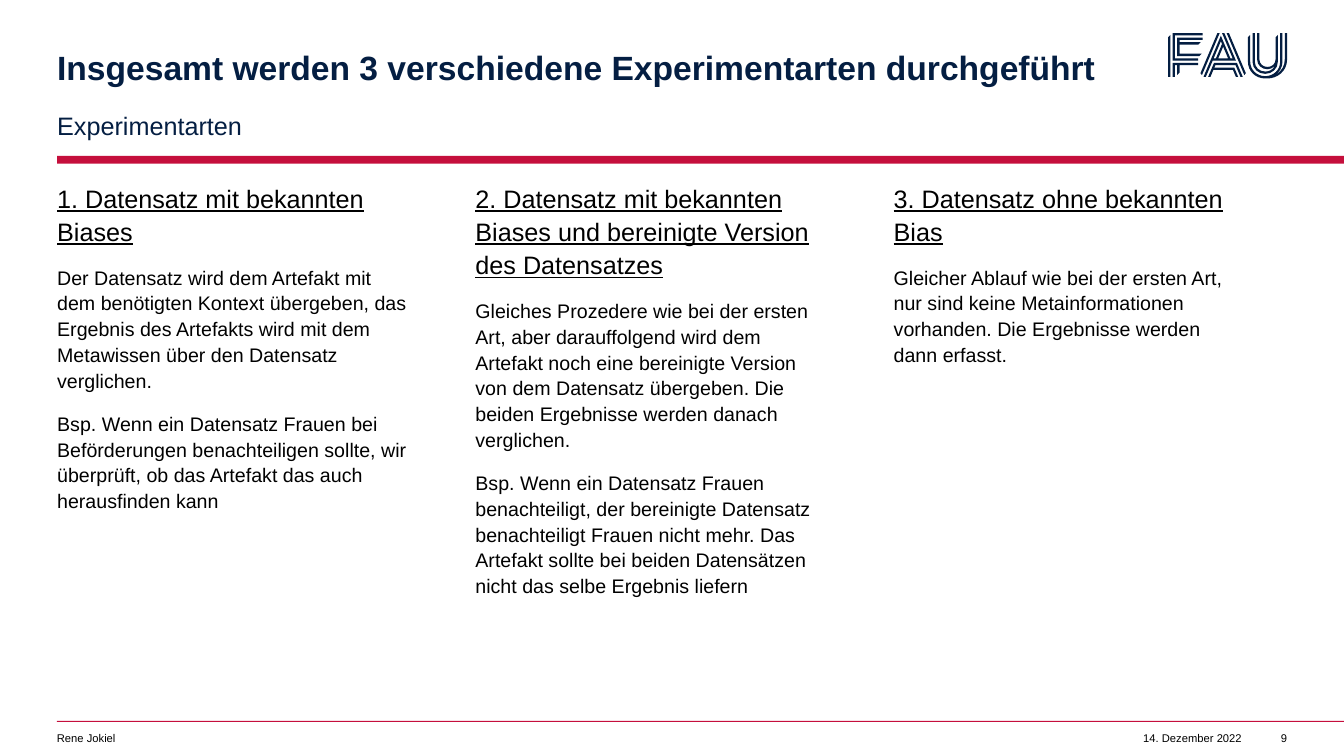
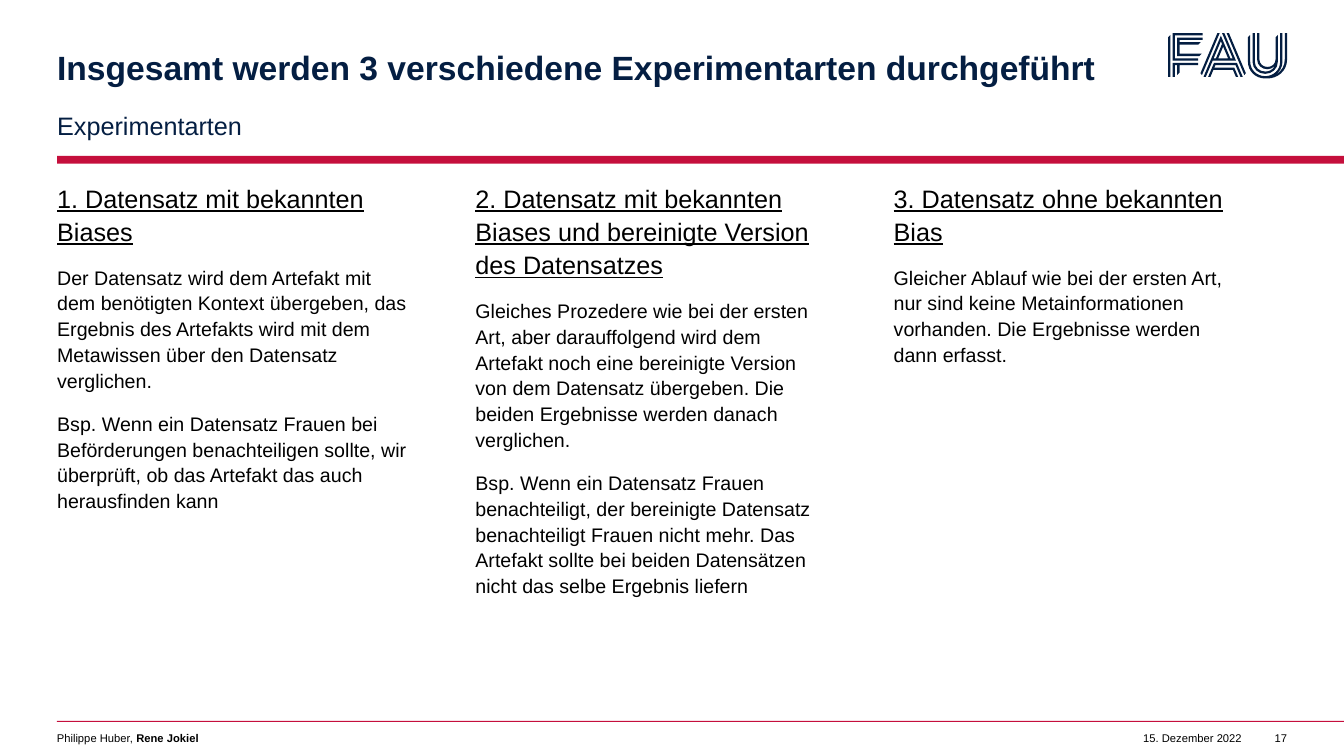
Before and after one commit to BelmontR/CSV-AI-Fairnes-Checker-, a slide deck: slide 17 of F-Seminar/Zwischenpräsentation.pptx (slide 9 before the commit). Drawn at 1344x756 pixels with LibreOffice and Linux fonts; fonts in the diff are those of the drawing. Boxes give left, top, right and bottom in pixels: in the first picture for what was removed or moved away, otherwise in the second. Text is boxed around its words. In the diff, an @@ line names an element or a change of style, - is before the commit and + after.

```diff
--- a/F-Seminar/Zwischenpräsentation.pptx
+++ b/F-Seminar/Zwischenpräsentation.pptx
@@ text at [57,734,199,744]: text changed @@
-Rene Jokiel
+Philippe Huber, Rene Jokiel
@@ text at [1143,734,1242,742]: text changed @@
-14. Dezember 2022
+15. Dezember 2022
@@ page number at [1275,734,1287,742]: text changed @@
-9
+17
```
Also in this commit, not shown: 8 other slides changed, 11 slides added, 1 other file.
